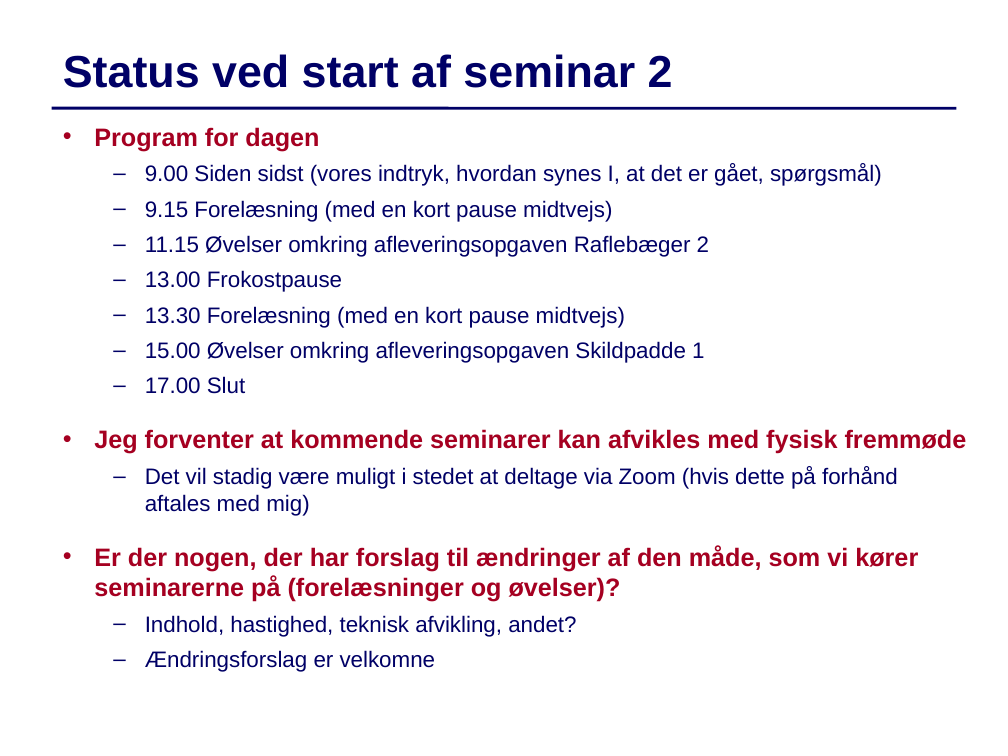
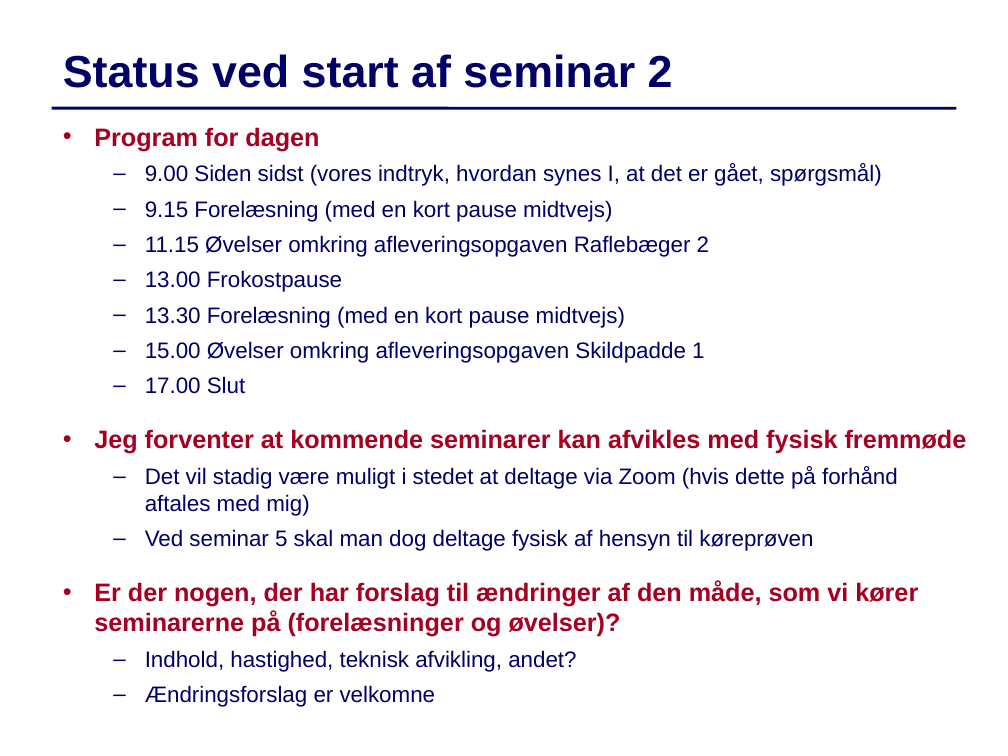
Before and after one commit to IntProgAU/Materiale, a slide deck: slide 1 of web/g22/status/Status2.pptx. Drawn at 1008x756 pixels with LibreOffice and Linux fonts; fonts in the diff are those of the drawing. Boxes give left, top, right and bottom in pixels: in the first picture for what was removed or moved away, otherwise in the second. Text is boxed around its words. In the diff, an @@ line names an element or a change of style, - is before the commit and + after.

```diff
--- a/web/g22/status/Status2.pptx
+++ b/web/g22/status/Status2.pptx
@@ text at [145, 529, 813, 551]: paragraph added @@
+  – Ved seminar 5 skal man dog deltage fysisk af hensyn til køreprøven
```
